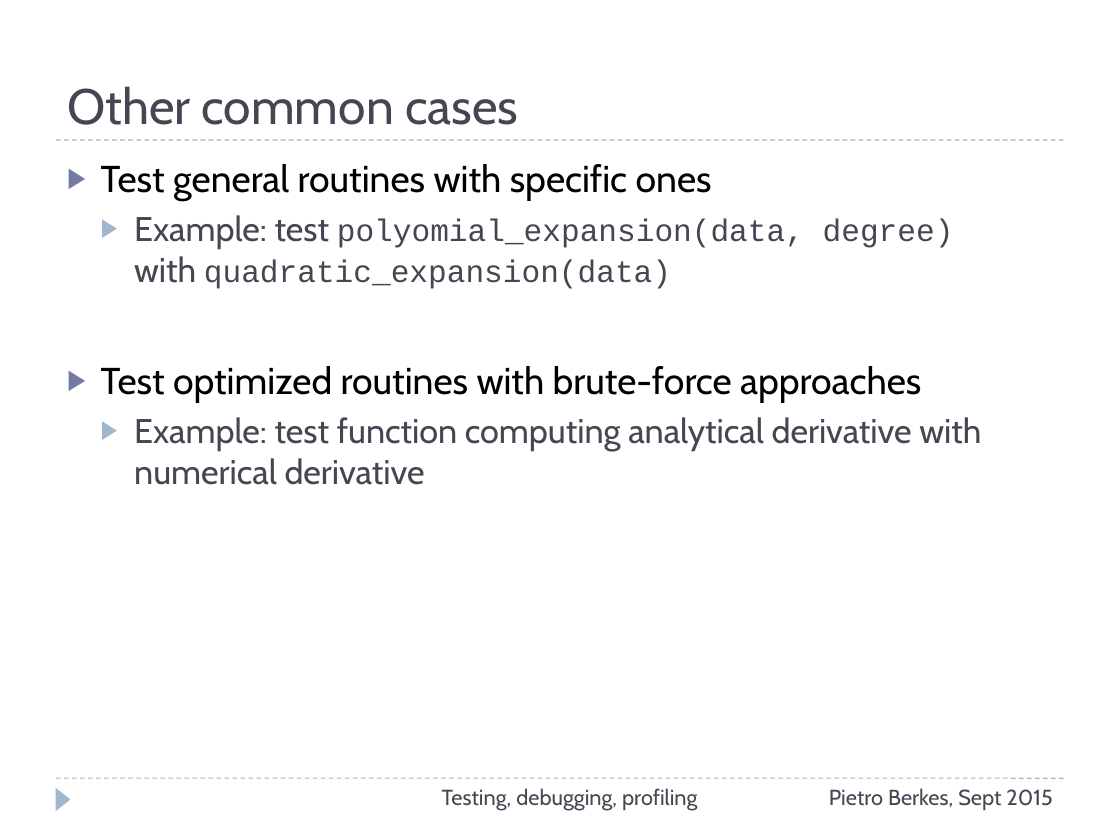
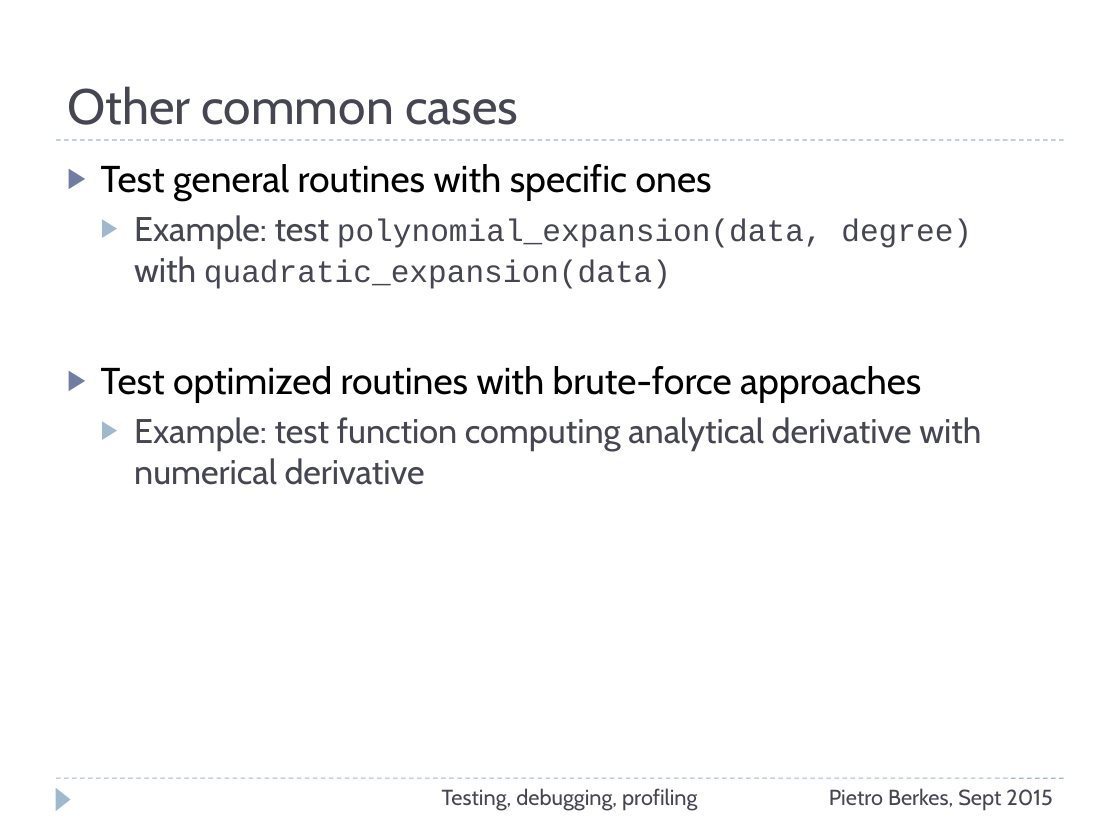
Before and after one commit to ASPP/testing_debugging_profiling, a slide deck: slide 45 of testing-debugging-profiling.pptx (slide 46 before the commit). Drawn at 1120x840 pixels with LibreOffice and Linux fonts; fonts in the diff are those of the drawing. Boxes give left, top, right and bottom in pixels: in the first picture for what was removed or moved away, otherwise in the second. Text is boxed around its words. In the diff, an @@ line names an element or a change of style, - is before the commit and + after.

```diff
--- a/testing-debugging-profiling.pptx
+++ b/testing-debugging-profiling.pptx
@@ text at (x1=134, y1=215, x2=972, y2=289): text changed @@
-  ▶ Example: test polyomial_expansion(data, degree)
-    with quadratic_expansion(data)
+  ▶ Example: test polynomial_expansion(data, degree)
+    with quadratic_expansion(data)
```
Also in this commit, not shown: 15 other slides changed, 1 slide added, 2 slides removed, 2 other files.
